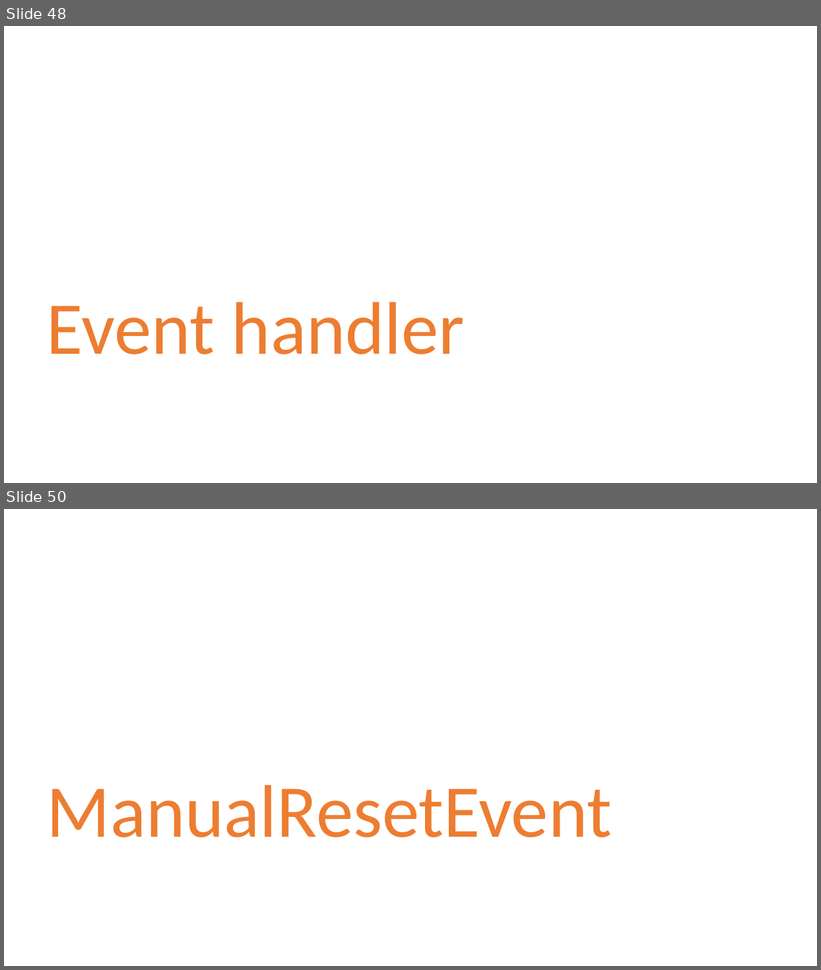
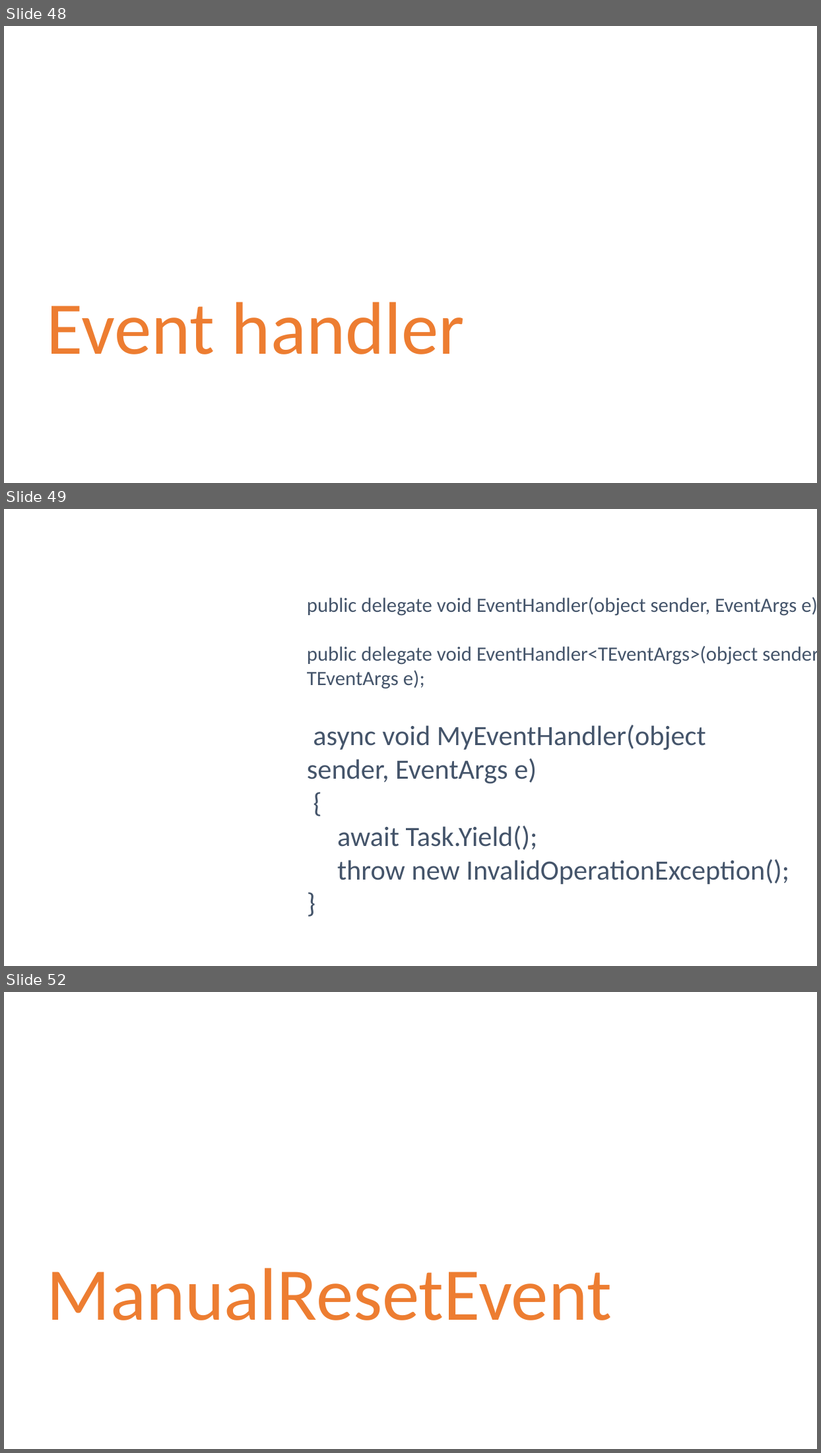
Before and after one commit to danielmarbach/RearchitectTowardsAsyncAwait, a slide deck: presentation.pptx. Shown one above the other, each under a label of ours: slides 48 and 50 before the commit, slides 48, 49 and 52 after it; the slides between them are not shown. The pictures are 821x970 and 821x1453 pixels, drawn with LibreOffice and Linux fonts; fonts in the diff are those of the drawing. Boxes give left, top, right and bottom in pixels: in the first picture for what was removed or moved away, otherwise in the second. Text is boxed around its words. In the diff, an @@ line names an element or a change of style, - is before the commit and + after.

```diff
--- a/presentation.pptx
+++ b/presentation.pptx
@@ slide 49 added at bbox=[4, 509, 817, 966], background #FFFFFF @@
@@ text added at bbox=[307, 597, 817, 689], 24 pt, text #44546A @@
+public delegate void EventHandler(object sender, EventArgs e);
+public delegate void EventHandler<TEventArgs>(object sender, TEventArgs e);
@@ text added at bbox=[307, 725, 789, 885], 33 pt, text #44546A @@
+async void MyEventHandler(object sender, EventArgs e)
+{
+await Task.Yield();
+throw new InvalidOperationException();
+}
@@ what was slide 50 is now slide 52 @@
```
Also in this commit, not shown: 1 slide changed, 6 other slides added, 1 other file.
